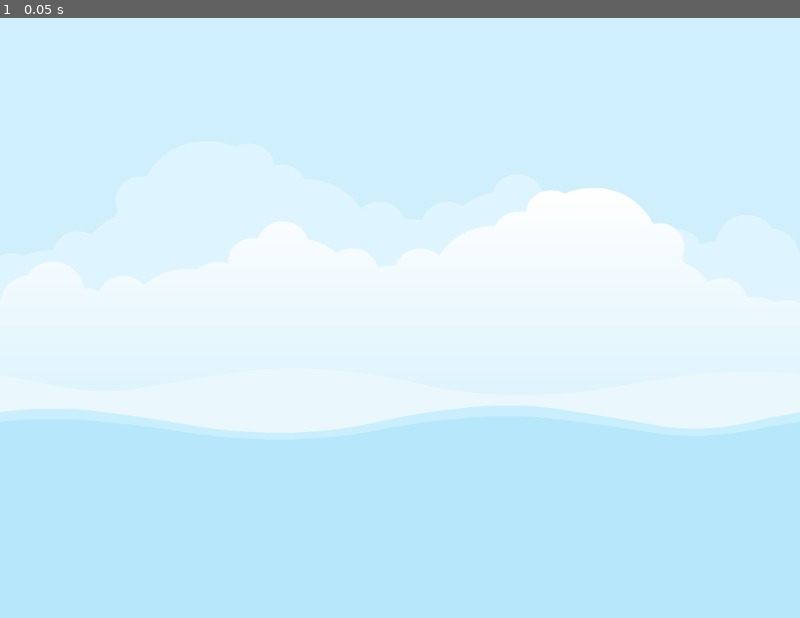
Above: before the commit, frame 1.
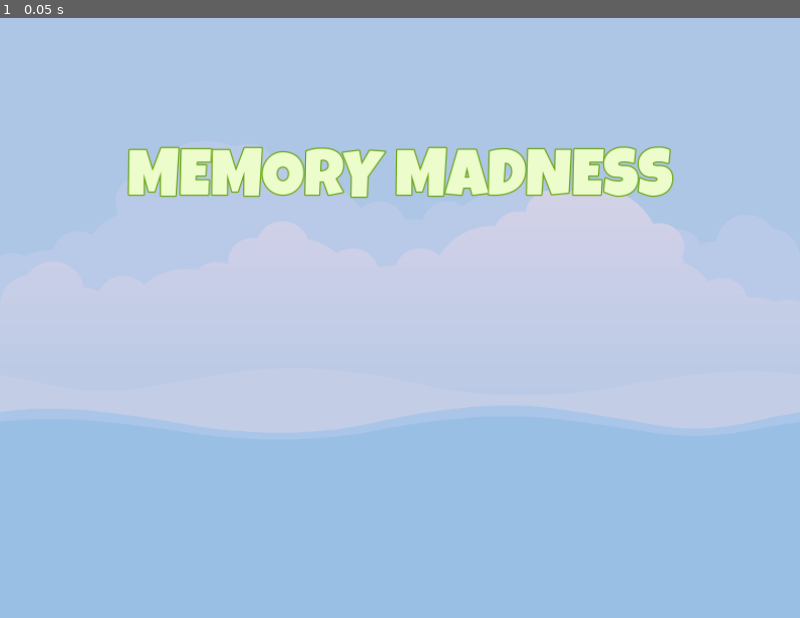
Above: after the commit, the same moment.

Repository: LeyvaGeorge/Memory_Madness
Game: Godot game, scene res://scenes/master/master.tscn
Two runs of this game, one before a commit and one after it. Both use one fixed random seed, a clock stepped at 60 frames per second and the inputs below.
Inputs:
- Up to frame 1 (0.05 s): no input

The runs differ from the first frame. In frame 1, 100% of the frame differs, in the area x 0-100%, y 0-100%.

Commit message:
Main menu is being implemented

Diff:
--- a/project.godot
+++ b/project.godot
@@ -20,6 +20,10 @@
 ImageManager="*res://singletons/image_manager.gd"
 GameManager="*res://singletons/game_manager.gd"
 
+[debug]
+
+gdscript/warnings/integer_division=0
+
 [display]
 
 window/size/viewport_width=1024
--- /dev/null
+++ b/scenes/main/main.tscn
@@ -0,0 +1,59 @@
+[gd_scene load_steps=2 format=3 uid="uid://co388siruvth7"]
+
+[ext_resource type="LabelSettings" uid="uid://bb475bkqlpx44" path="res://assets/LG_84_Green.tres" id="1_bm5nc"]
+
+[node name="Main" type="Control"]
+layout_mode = 3
+anchors_preset = 15
+anchor_right = 1.0
+anchor_bottom = 1.0
+grow_horizontal = 2
+grow_vertical = 2
+
+[node name="ColorRect" type="ColorRect" parent="."]
+layout_mode = 1
+anchors_preset = 15
+anchor_right = 1.0
+anchor_bottom = 1.0
+grow_horizontal = 2
+grow_vertical = 2
+color = Color(0.164706, 0.141176, 0.54902, 0.203922)
+
+[node name="VBoxContainer" type="VBoxContainer" parent="ColorRect"]
+layout_mode = 1
+anchors_preset = 15
+anchor_right = 1.0
+anchor_bottom = 1.0
+grow_horizontal = 2
+grow_vertical = 2
+
+[node name="Spacer" type="Control" parent="ColorRect/VBoxContainer"]
+layout_mode = 2
+size_flags_vertical = 3
+
+[node name="Label" type="Label" parent="ColorRect/VBoxContainer"]
+layout_mode = 2
+text = "MEMORY MADNESS"
+label_settings = ExtResource("1_bm5nc")
+horizontal_alignment = 1
+vertical_alignment = 1
+
+[node name="Spacer2" type="Control" parent="ColorRect/VBoxContainer"]
+layout_mode = 2
+size_flags_vertical = 3
+
+[node name="HBLevels" type="HBoxContainer" parent="ColorRect/VBoxContainer"]
+layout_mode = 2
+size_flags_horizontal = 4
+
+[node name="Spacer3" type="Control" parent="ColorRect/VBoxContainer"]
+layout_mode = 2
+size_flags_vertical = 3
+
+[node name="HBSprites" type="HBoxContainer" parent="ColorRect/VBoxContainer"]
+layout_mode = 2
+size_flags_horizontal = 4
+
+[node name="Spacer4" type="Control" parent="ColorRect/VBoxContainer"]
+layout_mode = 2
+size_flags_vertical = 3
--- a/scenes/master/master.gd
+++ b/scenes/master/master.gd
@@ -3,10 +3,10 @@
 
 # Called when the node enters the scene tree for the first time.
 func _ready() -> void:
-	var data: SelectedLevelData = GameManager.get_level_selection(3)
+	var _data: SelectedLevelData = GameManager.get_level_selection(3)
 	pass
 
 
 # Called every frame. 'delta' is the elapsed time since the previous frame.
-func _process(delta: float) -> void:
+func _process(_delta: float) -> void:
 	pass
--- a/scenes/master/master.tscn
+++ b/scenes/master/master.tscn
@@ -1,7 +1,8 @@
-[gd_scene load_steps=3 format=3 uid="uid://cw828y3gplsxg"]
+[gd_scene load_steps=4 format=3 uid="uid://cw828y3gplsxg"]
 
 [ext_resource type="Script" path="res://scenes/master/master.gd" id="1_ll0ty"]
 [ext_resource type="Texture2D" uid="uid://cq1nuego6lh7o" path="res://assets/images/backgroundEmpty.png" id="1_sjdwn"]
+[ext_resource type="PackedScene" uid="uid://co388siruvth7" path="res://scenes/main/main.tscn" id="3_xrgw2"]
 
 [node name="Master" type="CanvasLayer"]
 script = ExtResource("1_ll0ty")
@@ -13,3 +14,5 @@
 grow_horizontal = 2
 grow_vertical = 2
 texture = ExtResource("1_sjdwn")
+
+[node name="Main" parent="." instance=ExtResource("3_xrgw2")]
